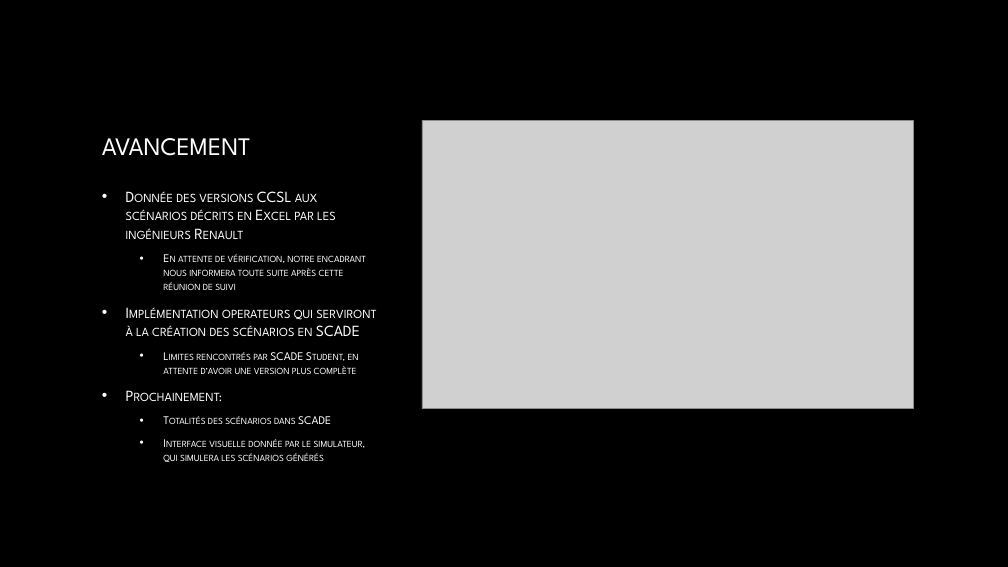
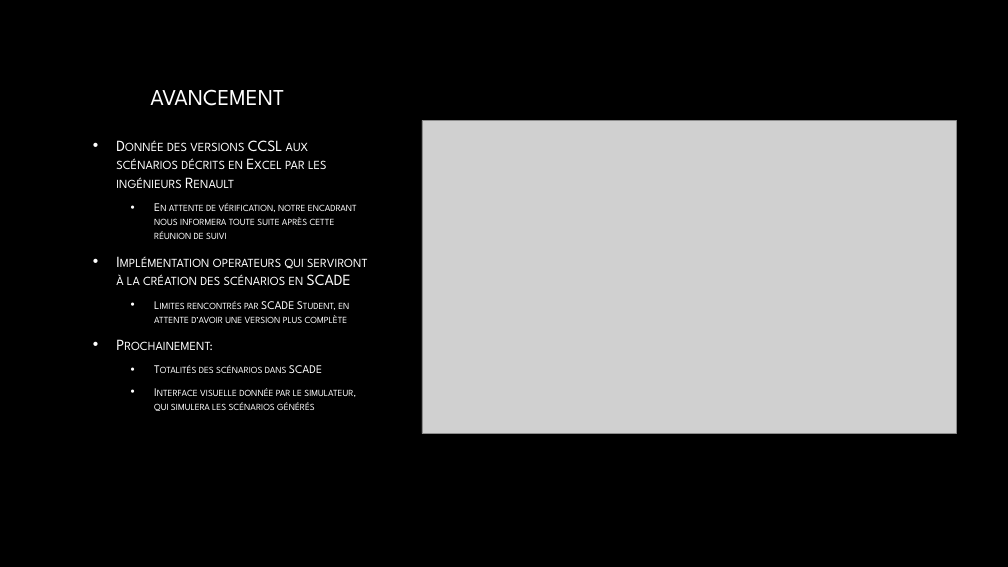
Before and after one commit to Viince06/TER_Safety_ADAVEC, a slide deck: slide 3 of TERS2 Suivi.pptx. Drawn at 1008x567 pixels with LibreOffice and Linux fonts; fonts in the diff are those of the drawing; grey boxes stand for pictures; background and template pictures are left out. Boxes give left, top, right and bottom in pixels: in the first picture for what was removed or moved away, otherwise in the second. Text is boxed around its words. In the diff, an @@ line names an element or a change of style, - is before the commit and + after.

```diff
--- a/TERS2 Suivi.pptx
+++ b/TERS2 Suivi.pptx
@@ text "AVANCEMENT": place and size @@
-text "AVANCEMENT" at <box>102,138,251,156</box>
+text "AVANCEMENT" at <box>150,89,284,106</box>
@@ text "AVANCEMENT" at <box>150,89,284,106</box>: size 24 to 21.6 pt @@
@@ text "Donnée des versions CCSL aux ...": place and size @@
-text "Donnée des versions CCSL aux ..." at <box>126,191,377,462</box>
+text "Donnée des versions CCSL aux ..." at <box>116,140,368,411</box>
@@ picture: place and size @@
-picture at <box>422,120,913,408</box>
+picture at <box>422,120,956,433</box>
```
Also in this commit, not shown: 2 other slides changed.
